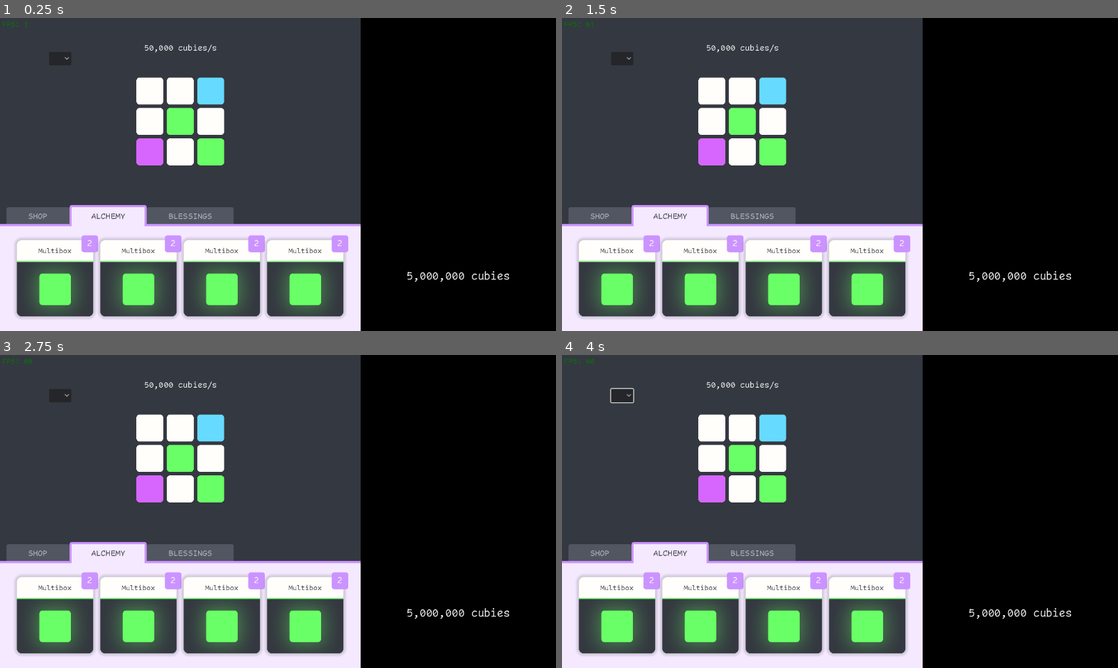
Above: before the commit, frames 1-4 (two rows, left to right).
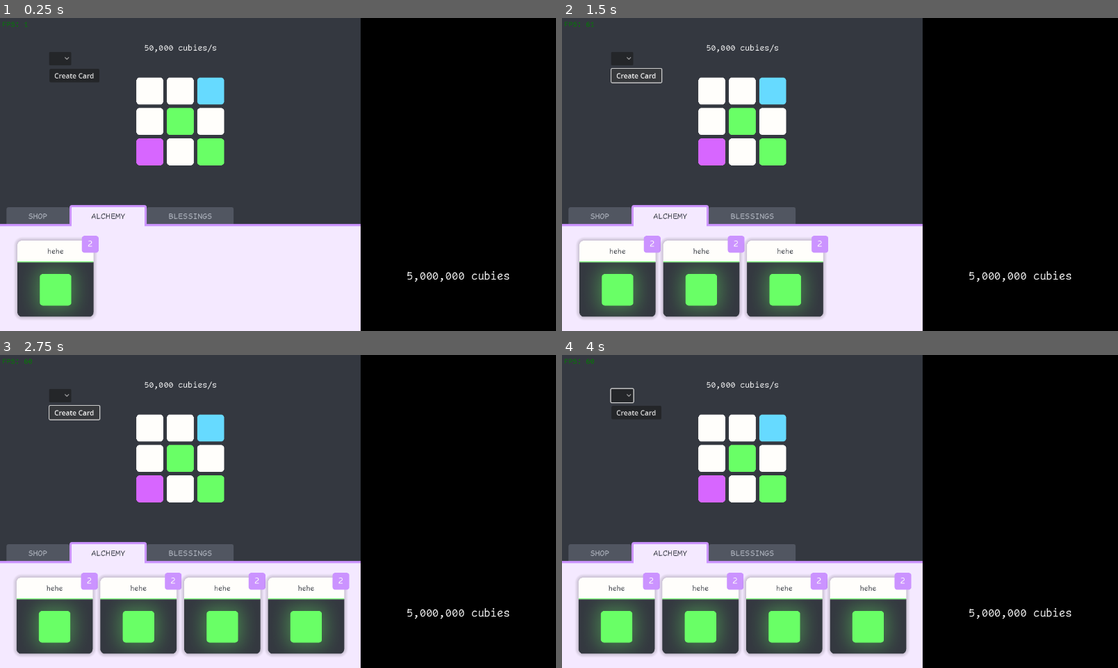
Above: after the commit, the same moments.

Repository: Logikable/GMTK2024
Game: Godot game, scene res://scenes/game.tscn
The game is run twice, just before and just after one commit, with the same random seed, the same clock (stepped at 60 frames per second) and the same inputs.
Inputs (mouse positions are in pixels of both pictures, inside the frame that each line leads up to):
- Up to frame 1 (0.25 s): no input
- Up to frame 2 (1.5 s): click (634, 74) at 0.5 s, where only the run after the commit has a clickable "Create Card"; click (634, 74) at 1.25 s, where only the run after the commit has a clickable "Create Card"
- Up to frame 3 (2.75 s): click (72, 411) at 2 s, where only the run after the commit has a clickable "Create Card"
- Up to frame 4 (4 s): click (623, 395) at 2.75 s; tap Enter at 3.5 s; move the mouse to (962, 495) at 3.52 s; click (962, 495) at 3.67 s

The runs differ from the first frame. In frame 1, 9.2% of the frame differs, in the area x 3-63%, y 17-96%; in frame 2, 4.3%; in frame 3, 1.5%; in frame 4, 1.5%.

Commit message:
Card updates

Diff:
--- a/scenes/card.tscn
+++ b/scenes/card.tscn
@@ -44,21 +44,13 @@
 corner_radius_bottom_left = 25
 
 [node name="Card" type="PanelContainer"]
-anchors_preset = 8
-anchor_left = 0.5
-anchor_top = 0.5
-anchor_right = 0.5
-anchor_bottom = 0.5
-offset_left = -195.0
-offset_top = -195.0
-offset_right = 195.0
-offset_bottom = 195.0
-grow_horizontal = 2
-grow_vertical = 2
+offset_right = 390.0
+offset_bottom = 390.0
 size_flags_horizontal = 4
 size_flags_vertical = 4
 theme_override_styles/panel = SubResource("StyleBoxFlat_08uny")
 script = ExtResource("1_c2cb0")
+divider_color = Color(0.657556, 0.951213, 0.933985, 1)
 
 [node name="CardContents" type="VBoxContainer" parent="."]
 layout_mode = 2
@@ -148,3 +140,6 @@
 grow_horizontal = 2
 grow_vertical = 2
 texture = ExtResource("3_ms6wg")
+
+[node name="CardControl" type="Control" parent="."]
+layout_mode = 2
--- a/scenes/game.tscn
+++ b/scenes/game.tscn
@@ -114,6 +114,7 @@
 
 [node name="Grid" parent="LeftNode/GridNode" instance=ExtResource("1_oinuk")]
 z_index = 1
+clip_contents = false
 layout_mode = 1
 anchors_preset = 8
 anchor_left = 0.5
@@ -126,7 +127,6 @@
 offset_bottom = 105.0
 grow_horizontal = 2
 grow_vertical = 2
-metadata/_edit_use_anchors_ = true
 
 [node name="PanelContainer" type="PanelContainer" parent="LeftNode/GridNode"]
 z_index = -1
@@ -170,6 +170,14 @@
 horizontal_alignment = 1
 vertical_alignment = 1
 
+[node name="Button" type="Button" parent="LeftNode/GridNode"]
+layout_mode = 0
+offset_left = 114.0
+offset_top = 117.0
+offset_right = 229.0
+offset_bottom = 148.0
+text = "Create Card"
+
 [node name="Menu" type="TabContainer" parent="LeftNode"]
 layout_mode = 2
 offset_top = 435.0
@@ -186,8 +194,11 @@
 theme_override_styles/tab_hovered = SubResource("StyleBoxFlat_gcun3")
 theme_override_styles/tab_unselected = SubResource("StyleBoxFlat_iyq20")
 current_tab = 1
+drag_to_rearrange_enabled = true
 tab_focus_mode = 0
 script = ExtResource("4_c2n2o")
+Card = ExtResource("2_ehw0x")
+Draggable = ExtResource("4_fxc5v")
 
 [node name="SHOP" type="Control" parent="LeftNode/Menu"]
 visible = false
@@ -243,69 +254,15 @@
 grow_vertical = 2
 theme_override_constants/separation = 17
 
-[node name="CardNode" type="Control" parent="LeftNode/Menu/ALCHEMY/Cards"]
-custom_minimum_size = Vector2(175.5, 175.5)
-layout_mode = 2
-size_flags_horizontal = 4
-size_flags_vertical = 4
-
-[node name="Draggable" parent="LeftNode/Menu/ALCHEMY/Cards/CardNode" instance=ExtResource("4_fxc5v")]
-
-[node name="Card" parent="LeftNode/Menu/ALCHEMY/Cards/CardNode" instance=ExtResource("2_ehw0x")]
-layout_mode = 1
-offset_left = -87.75
-offset_top = -87.75
-offset_right = 302.25
-offset_bottom = 302.25
+[node name="Control" type="Control" parent="LeftNode/Menu/ALCHEMY/Cards"]
+custom_minimum_size = Vector2(176, 176)
+layout_mode = 2
+
+[node name="Card" parent="LeftNode/Menu/ALCHEMY/Cards/Control" instance=ExtResource("2_ehw0x")]
+layout_mode = 1
 scale = Vector2(0.45, 0.45)
 
-[node name="CardNode2" type="Control" parent="LeftNode/Menu/ALCHEMY/Cards"]
-custom_minimum_size = Vector2(175.5, 175.5)
-layout_mode = 2
-size_flags_horizontal = 4
-size_flags_vertical = 4
-
-[node name="Draggable" parent="LeftNode/Menu/ALCHEMY/Cards/CardNode2" instance=ExtResource("4_fxc5v")]
-
-[node name="Card" parent="LeftNode/Menu/ALCHEMY/Cards/CardNode2" instance=ExtResource("2_ehw0x")]
-layout_mode = 1
-offset_left = -87.75
-offset_top = -87.75
-offset_right = 302.25
-offset_bottom = 302.25
-scale = Vector2(0.45, 0.45)
-
-[node name="CardNode3" type="Control" parent="LeftNode/Menu/ALCHEMY/Cards"]
-custom_minimum_size = Vector2(175.5, 175.5)
-layout_mode = 2
-size_flags_horizontal = 4
-size_flags_vertical = 4
-
-[node name="Draggable" parent="LeftNode/Menu/ALCHEMY/Cards/CardNode3" instance=ExtResource("4_fxc5v")]
-
-[node name="Card" parent="LeftNode/Menu/ALCHEMY/Cards/CardNode3" instance=ExtResource("2_ehw0x")]
-layout_mode = 1
-offset_left = -87.75
-offset_top = -87.75
-offset_right = 302.25
-offset_bottom = 302.25
-scale = Vector2(0.45, 0.45)
-
-[node name="CardNode4" type="Control" parent="LeftNode/Menu/ALCHEMY/Cards"]
-custom_minimum_size = Vector2(175.5, 175.5)
-layout_mode = 2
-size_flags_horizontal = 4
-size_flags_vertical = 4
-
-[node name="Draggable" parent="LeftNode/Menu/ALCHEMY/Cards/CardNode4" instance=ExtResource("4_fxc5v")]
-
-[node name="Card" parent="LeftNode/Menu/ALCHEMY/Cards/CardNode4" instance=ExtResource("2_ehw0x")]
-layout_mode = 1
-offset_left = -87.75
-offset_top = -87.75
-offset_right = 302.25
-offset_bottom = 302.25
-scale = Vector2(0.45, 0.45)
+[node name="Draggable" parent="LeftNode/Menu/ALCHEMY/Cards/Control" instance=ExtResource("4_fxc5v")]
 
 [node name="BLESSINGS" type="Control" parent="LeftNode/Menu"]
 visible = false
@@ -336,6 +293,7 @@
 theme_override_styles/panel = SubResource("StyleBoxFlat_88470")
 
 [node name="Label" type="Label" parent="RightNode"]
+layout_mode = 0
 offset_left = 102.0
 offset_top = 572.0
 offset_right = 348.0
@@ -346,4 +304,5 @@
 vertical_alignment = 1
 
 [connection signal="item_selected" from="LeftNode/GridNode/OptionButton" to="LeftNode/GridNode/Grid" method="_on_option_button_item_selected"]
+[connection signal="button_down" from="LeftNode/GridNode/Button" to="LeftNode/Menu" method="_on_button_button_down"]
 [connection signal="tab_changed" from="LeftNode/Menu" to="LeftNode/Menu" method="_on_tab_changed"]
--- a/scripts/card.gd
+++ b/scripts/card.gd
@@ -1,9 +1,31 @@
 extends Control
 
+@export var card_name: String = "Card Name"
+@export var card_number: int = 1
+@export var texture_path: String
+@export var divider_color: Color
+
+@onready var name_label: Label = $CardContents/Header/Name
+@onready var number_label: Label = $CardContents/Header/HeaderPanel/NumberContainer/NumberBG/Number
+@onready var texture_rect: TextureRect = $'CardContents/Body/2DCubie/TextureRect'
+@onready var divider: Panel = $CardContents/Divider
 
 # Called when the node enters the scene tree for the first time.
 func _ready() -> void:
-  pass # Replace with function body.
+  set_values("hehe", 2, "res://assets/5Ijg6wc.png", Color.html("#69FF66"))
+  self.scale = Vector2(0.45, 0.45)
+
+func set_values(_name: String, _number: int, _path: String, _tint: Color) -> void:
+  card_name = _name
+  card_number = _number
+  texture_path = _path
+  divider_color = _tint
+
+  texture_rect.texture = load(_path)
+  name_label.set_text(_name)
+  number_label.set_text(str(_number))
+  divider.get_theme_stylebox("panel").bg_color = _tint
+
 
 
 # Called every frame. 'delta' is the elapsed time since the previous frame.
--- a/scripts/draggable.gd
+++ b/scripts/draggable.gd
@@ -53,7 +53,7 @@
         #       Cube should also be scaled to match grid
         var tween : Tween = create_tween()
         # Tween the scale value so stuff shrinks a little when you grab it
-        tween.tween_property(parent, "scale", Vector2(0.95, 0.95), 1).set_trans(Tween.TRANS_ELASTIC)
+        tween.tween_property(parent, "scale", Vector2(0.95, 0.95), 0.1).set_trans(Tween.TRANS_ELASTIC)
         # Have the node scale from its center.
         parent.pivot_offset = parent.size / 2
 
--- a/scripts/menu.gd
+++ b/scripts/menu.gd
@@ -1,4 +1,7 @@
 extends TabContainer
+
+@export var Card : PackedScene
+@export var Draggable : PackedScene
 
 const COLOURS = {
   'SHOP': { 'bg': 'FFFAE0', 'border': 'FFEE93' },
@@ -7,6 +10,7 @@
 }
 const STYLEBOXES = ['panel', 'tab_selected']
 
+@onready var spawn_point = $ALCHEMY/Cards
 
 func set_menu_colours(name: String) -> void:
   var colours = COLOURS[name]
@@ -31,3 +35,15 @@
 func _on_tab_changed(tab: int) -> void:
   var tab_name = self.get_tab_title(tab)
   set_menu_colours(tab_name)
+
+
+func _on_button_button_down() -> void:
+  var draggable : Node = Draggable.instantiate()
+  var card_control : Control = Control.new()
+  var card : Node = Card.instantiate()
+  card_control.custom_minimum_size = Vector2(176, 176)
+  spawn_point.add_child(card_control)
+  card_control.add_child(card)
+  card_control.add_child(draggable)
+
+  #pass # Replace with function body.
